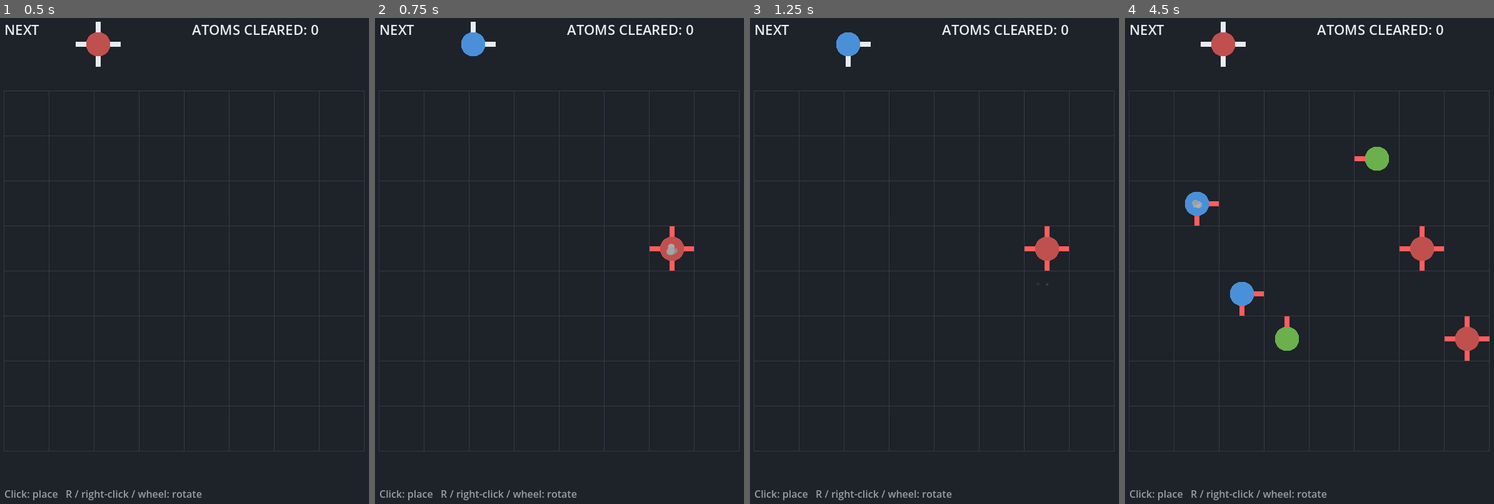
Above: before the commit, frames 1-4 (left to right).
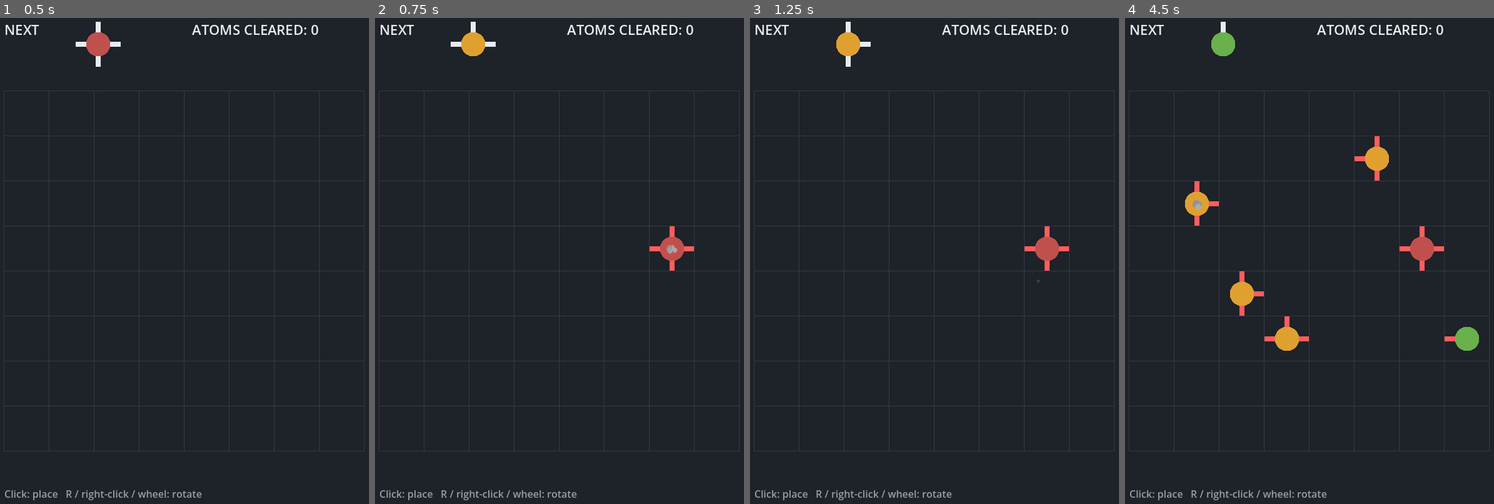
Above: after the commit, the same moments.

Repository: Olesch/Molecules-Godot
Game: Godot game, scene res://main.tscn
Same seed, same stepped clock (60 frames per second), same inputs: the game is played once before the commit and once after it.
Inputs (mouse positions are in pixels of both pictures, inside the frame that each line leads up to):
- Up to frame 1 (0.5 s): no input
- Up to frame 2 (0.75 s): tap Enter at 0.5 s; move the mouse to (659, 236) at 0.52 s; tap R at 0.6 s; click (659, 236) at 0.67 s
- Up to frame 3 (1.25 s): tap Space at 0.77 s
- Up to frame 4 (4.5 s): move the mouse to (1220, 285) at 1.27 s; tap Enter at 1.35, 2.75, 2.85, 4.35 s; click (1220, 285) at 1.42 s; tap Space at 1.52, 2, 3.02, 3.5, 3.77 s; move the mouse to (1353, 149) at 2.02 s; tap R at 2.1, 3.6 s; click (1353, 149) at 2.17 s; move the mouse to (1287, 358) at 2.77 s; click (1287, 358) at 2.92 s; move the mouse to (1446, 333) at 3.52 s; click (1446, 333) at 3.67 s; move the mouse to (1172, 183) at 4.27 s; click (1172, 183) at 4.42 s

Frame 1 is identical in both runs. In frame 2, 0.3% of the frame differs, in the area x 20-83%, y 2-49%; in frame 3, 0.3%; in frame 4, 1.9%, in the area x 16-99%, y 2-71%.

Commit message:
Add bomb atoms: explode on molecule clear, chain reactions, blast preview, explode sound
Co-Authored-By: Claude Sonnet 5.5 <noreply@anthropic.com>

Diff:
--- a/new-game-project/scripts/atoms.gd
+++ b/new-game-project/scripts/atoms.gd
@@ -1,11 +1,18 @@
 class_name Atoms
 extends RefCounted
-## Atom shapes are 4-bit masks. Bit index runs clockwise: 0=N, 1=E, 2=S, 3=W.
+## An atom is an int: the low 4 bits are connections (bit index runs clockwise:
+## 0=N, 1=E, 2=S, 3=W), higher bits are special flags such as BOMB.
 
 const N := 1
 const E := 2
 const S := 4
 const W := 8
+const CONNECTION_BITS := 15
+
+## Special flags.
+const BOMB := 16 ## When its molecule clears, also wipes the surrounding atoms.
+const BLAST_RADIUS := 1
+const BOMB_CHANCE := 0.12
 
 ## Grid step for each bit index.
 const OFFSETS: Array[Vector2i] = [
@@ -26,7 +33,7 @@
 
 
 static func rotate_cw(mask: int) -> int:
-	var result := 0
+	var result := mask & ~CONNECTION_BITS
 	for i in 4:
 		if mask & (1 << i):
 			result |= 1 << ((i + 1) % 4)
@@ -45,5 +52,16 @@
 	return count
 
 
+static func is_bomb(atom: int) -> bool:
+	return (atom & BOMB) != 0
+
+
+static func random_atom(rng: RandomNumberGenerator) -> int:
+	var atom := random_shape(rng)
+	if rng.randf() < BOMB_CHANCE:
+		atom |= BOMB
+	return atom
+
+
 static func random_shape(rng: RandomNumberGenerator) -> int:
 	return SHAPES[rng.randi_range(0, SHAPES.size() - 1)]
--- a/new-game-project/scripts/board.gd
+++ b/new-game-project/scripts/board.gd
@@ -8,6 +8,8 @@
 var _cells: Array[int] = []
 ## Masks of the atoms removed by the last place() call, parallel to its returned cells.
 var last_cleared_masks: Array[int] = []
+## Cells of the bombs that exploded during the last place() call.
+var last_exploded: Array[Vector2i] = []
 
 
 func _init(w: int, h: int) -> void:
@@ -45,21 +47,46 @@
 	return in_bounds(n) and (get_atom(n) & (1 << Atoms.opposite(dir))) != 0
 
 
-## Places an atom and returns the cells cleared by it (empty if no molecule closed).
+## Places an atom and returns every cell cleared by it: the closed molecule plus
+## anything wiped by exploding bombs (empty if no molecule closed).
+## Bombs caught in a blast explode too.
 ## Returns an empty array without changing anything if the cell is not free.
 func place(p: Vector2i, mask: int) -> Array[Vector2i]:
 	var cleared: Array[Vector2i] = []
 	last_cleared_masks.clear()
-	if mask <= 0 or mask > 15 or not is_empty(p):
+	last_exploded.clear()
+	if (mask & Atoms.CONNECTION_BITS) == 0 or (mask & ~(Atoms.CONNECTION_BITS | Atoms.BOMB)) != 0 or not is_empty(p):
 		return cleared
 	_cells[p.y * width + p.x] = mask
 	var group := molecule_at(p)
 	if is_closed(group):
+		var removed: Array[Vector2i] = group.duplicate()
+		var bombs: Array[Vector2i] = []
 		for c in group:
-			last_cleared_masks.append(get_atom(c))
-			_cells[c.y * width + c.x] = 0
-		return group
+			bombs.append_array(_remove(c, removed, false))
+		while not bombs.is_empty():
+			var bomb: Vector2i = bombs.pop_back()
+			last_exploded.append(bomb)
+			for dy in range(-Atoms.BLAST_RADIUS, Atoms.BLAST_RADIUS + 1):
+				for dx in range(-Atoms.BLAST_RADIUS, Atoms.BLAST_RADIUS + 1):
+					var n := bomb + Vector2i(dx, dy)
+					if in_bounds(n) and get_atom(n) != 0:
+						bombs.append_array(_remove(n, removed, true))
+		return removed
 	return cleared
+
+
+## Empties a cell, records its mask, and returns it in an array if it was a bomb.
+func _remove(c: Vector2i, removed: Array[Vector2i], add_to_removed: bool) -> Array[Vector2i]:
+	var atom := get_atom(c)
+	last_cleared_masks.append(atom)
+	_cells[c.y * width + c.x] = 0
+	if add_to_removed:
+		removed.append(c)
+	var bombs: Array[Vector2i] = []
+	if Atoms.is_bomb(atom):
+		bombs.append(c)
+	return bombs
 
 
 ## All atoms linked to the one at p through mutual bonds (including p).
--- a/new-game-project/scripts/main.gd
+++ b/new-game-project/scripts/main.gd
@@ -12,12 +12,14 @@
 	Color("e0a030"), # 3
 	Color("c0504d"), # 4
 ]
+const BOMB_COLOR := Color("2b2f38")
+const BLAST_COLOR := Color("ff9a3c")
 const BG_COLOR := Color("1e2229")
 const GRID_COLOR := Color("353b46")
 const STUB_OK := Color("e8ecf1")
 const STUB_OPEN := Color("ff5d5d")
 
-const SFX_NAMES: Array[String] = ["place", "rotate", "clear", "lose", "invalid"]
+const SFX_NAMES: Array[String] = ["place", "rotate", "clear", "lose", "invalid", "explode"]
 const SHAKE_MAX := 22.0
 const POP_TIME := 0.18
 
@@ -52,7 +54,7 @@
 	_board = Board.new(BOARD_W, BOARD_H)
 	_score = 0
 	_game_over = false
-	_next_mask = Atoms.random_shape(_rng)
+	_next_mask = Atoms.random_atom(_rng)
 	_fx.clear()
 	_popups.clear()
 	_pop_age.clear()
@@ -124,7 +126,7 @@
 		return
 	var cleared := _board.place(p, _next_mask)
 	_score += cleared.size()
-	_next_mask = Atoms.random_shape(_rng)
+	_next_mask = Atoms.random_atom(_rng)
 	if cleared.is_empty():
 		_pop_age[p] = 0.0
 		_play("place", 1.0, 0.05)
@@ -142,9 +144,16 @@
 	for i in cleared.size():
 		var center := _cell_center(cleared[i])
 		sum += center
-		var body := COLORS[Atoms.connection_count(_board.last_cleared_masks[i]) - 1]
+		var body := _atom_color(_board.last_cleared_masks[i])
 		_burst(center, body, 14, 300.0)
 		_fx.append({"kind": 1, "pos": center, "age": 0.0, "life": 0.4, "color": body, "size": 0.0, "vel": Vector2.ZERO})
+	for bomb in _board.last_exploded:
+		var at := _cell_center(bomb)
+		_burst(at, BLAST_COLOR, 36, 520.0)
+		_fx.append({"kind": 1, "pos": at, "age": 0.0, "life": 0.55, "color": BLAST_COLOR, "size": 0.0, "vel": Vector2.ZERO, "grow": 2.4})
+	if not _board.last_exploded.is_empty():
+		_play("explode", 1.0, 0.03)
+		_trauma = 1.0
 	_popups.append({"pos": sum / cleared.size(), "age": 0.0, "text": "+%d" % cleared.size()})
 	_play("clear", clampf(0.9 + 0.06 * (cleared.size() - 2), 0.8, 1.5))
 	_trauma = minf(1.0, _trauma + 0.25 + 0.06 * cleared.size())
@@ -220,8 +229,13 @@
 			if mask != 0:
 				_draw_atom(_cell_center(p), mask, 1.0, p, _pop_scale(p))
 
-	# Hover preview.
+	# Hover preview (a bomb also shows its blast area).
 	if not _game_over and _board.is_empty(_hover):
+		if Atoms.is_bomb(_next_mask):
+			var r := Atoms.BLAST_RADIUS
+			var area := Rect2(origin + Vector2(_hover - Vector2i(r, r)) * CELL, Vector2.ONE * CELL * (2 * r + 1))
+			draw_rect(area, Color(BLAST_COLOR, 0.12))
+			draw_rect(area, Color(BLAST_COLOR, 0.5), false, 2.0)
 		_draw_atom(_cell_center(_hover), _next_mask, 0.45, Vector2i(-1, -1))
 
 	_draw_fx(font)
@@ -239,6 +253,12 @@
 
 
 ## cell is the board cell used to tell open from bonded stubs; pass (-1,-1) to draw all stubs neutral.
+func _atom_color(atom: int) -> Color:
+	if Atoms.is_bomb(atom):
+		return BOMB_COLOR
+	return COLORS[Atoms.connection_count(atom) - 1]
+
+
 func _pop_scale(p: Vector2i) -> float:
 	if not _pop_age.has(p):
 		return 1.0
@@ -254,7 +274,7 @@
 		if f.kind == 0:
 			draw_circle(f.pos, f.size * (1.0 - 0.6 * k), col)
 		else:
-			draw_arc(f.pos, lerpf(CELL * 0.2, CELL * 0.95, k), 0.0, TAU, 32, col, 6.0 * (1.0 - k) + 1.0)
+			draw_arc(f.pos, lerpf(CELL * 0.2, CELL * 0.95 * f.get("grow", 1.0), k), 0.0, TAU, 32, col, 6.0 * (1.0 - k) + 1.0)
 	for pop in _popups:
 		var k: float = pop.age / 0.9
 		var col := Color("ffe27a")
@@ -272,6 +292,12 @@
 			col.a = alpha
 			var tip := center + Vector2(Atoms.OFFSETS[dir]) * (CELL * 0.5 * scale)
 			draw_line(center, tip, col, 8.0 * scale)
-	var body := COLORS[Atoms.connection_count(mask) - 1]
+	var body := _atom_color(mask)
 	body.a = alpha
 	draw_circle(center, CELL * 0.27 * scale, body)
+	if Atoms.is_bomb(mask):
+		var ring := BLAST_COLOR
+		ring.a = alpha
+		draw_arc(center, CELL * 0.27 * scale, 0.0, TAU, 24, ring, 4.0 * scale)
+		draw_circle(center, CELL * 0.09 * scale, ring)
+		draw_line(center + Vector2(0, -CELL * 0.27) * scale, center + Vector2(CELL * 0.1, -CELL * 0.4) * scale, ring, 3.0 * scale)
--- a/new-game-project/tests/test_board.gd
+++ b/new-game-project/tests/test_board.gd
@@ -68,5 +68,38 @@
 	b.place(Vector2i(1, 0), N)
 	_check(b.is_full(), "full board")
 
+	# Bombs: rotation keeps the flag, and a cleared bomb wipes its 3x3 neighbourhood.
+	_check(Atoms.rotate_cw(E | Atoms.BOMB) == (S | Atoms.BOMB), "rotate keeps bomb flag")
+	_check(Atoms.connection_count(E | Atoms.BOMB) == 1, "bomb flag is not a connection")
+	b = Board.new(5, 5)
+	b.place(Vector2i(2, 1), N)
+	b.place(Vector2i(1, 2), N)
+	b.place(Vector2i(4, 4), N) # outside the blast
+	b.place(Vector2i(2, 2), E | Atoms.BOMB)
+	var boom := b.place(Vector2i(3, 2), W)
+	_check(boom.size() == 4, "bomb pair + 2 neighbours wiped (got %d)" % boom.size())
+	_check(b.last_exploded == [Vector2i(2, 2)], "one explosion recorded")
+	_check(b.is_empty(Vector2i(2, 1)) and b.is_empty(Vector2i(1, 2)), "neighbours wiped")
+	_check(b.get_atom(Vector2i(4, 4)) == N, "far atom survives")
+
+	# Chain reaction: a bomb caught in a blast explodes as well.
+	b = Board.new(7, 3)
+	b.place(Vector2i(0, 0), E | Atoms.BOMB)
+	b.place(Vector2i(3, 1), N | Atoms.BOMB) # chained: caught by blast of (1,0)
+	b.place(Vector2i(2, 1), N | Atoms.BOMB) # inside blast of the bomb at (1,0)
+	b.place(Vector2i(6, 1), N)              # reachable only through the chain
+	b.place(Vector2i(4, 1), S)              # next to second chained bomb (3,1)
+	var chain := b.place(Vector2i(1, 0), W | Atoms.BOMB)
+	_check(b.last_exploded.size() >= 2, "chain explodes (got %d)" % b.last_exploded.size())
+	_check(b.is_empty(Vector2i(4, 1)), "chain reached atom next to second bomb")
+	_check(b.get_atom(Vector2i(6, 1)) == N, "chain stops at radius")
+	_check(chain.size() == 5, "chain removed count (got %d)" % chain.size())
+
+	# A bomb whose molecule is still open does nothing.
+	b = Board.new(3, 3)
+	b.place(Vector2i(1, 1), N)
+	_check(b.place(Vector2i(0, 1), E | S | Atoms.BOMB).is_empty(), "open bomb molecule keeps everything")
+	_check(b.get_atom(Vector2i(1, 1)) == N, "neighbour intact")
+
 	print("failures: ", _failed)
 	quit(1 if _failed > 0 else 0)
Not shown, added: new-game-project/assets/sfx/explode.wav.import
Not shown, added: new-game-project/assets/sfx/explode.wav
Not shown, changed: new-game-project/tools/generate_sfx.py
